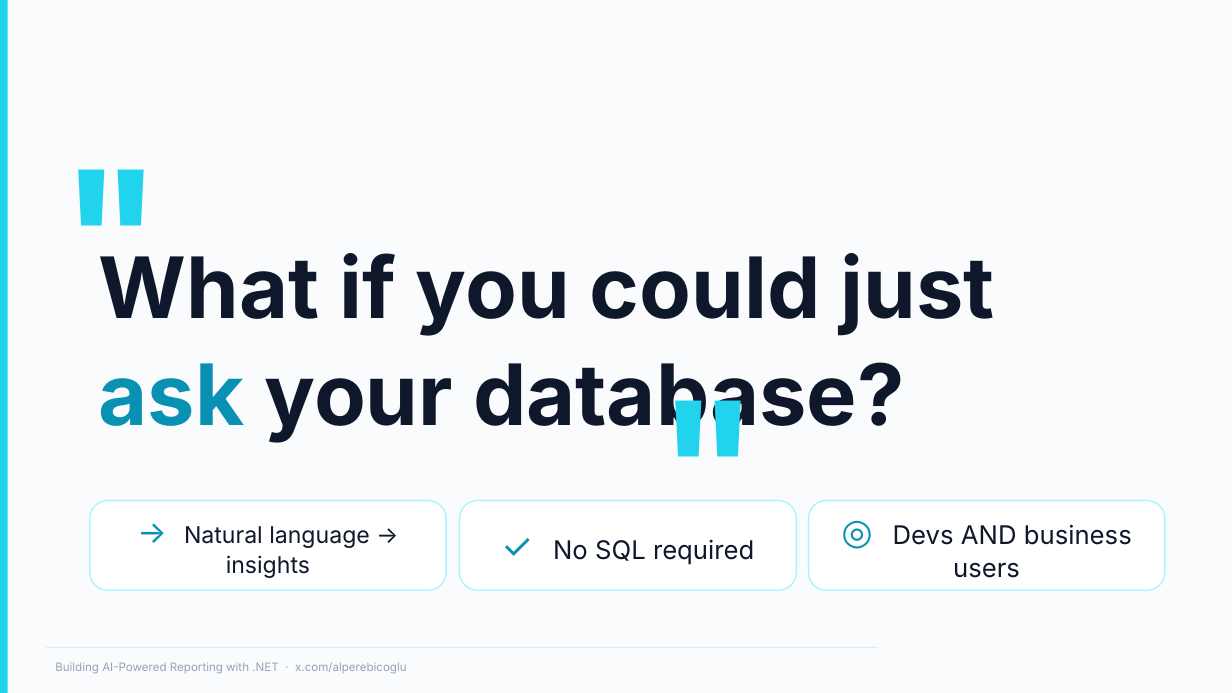
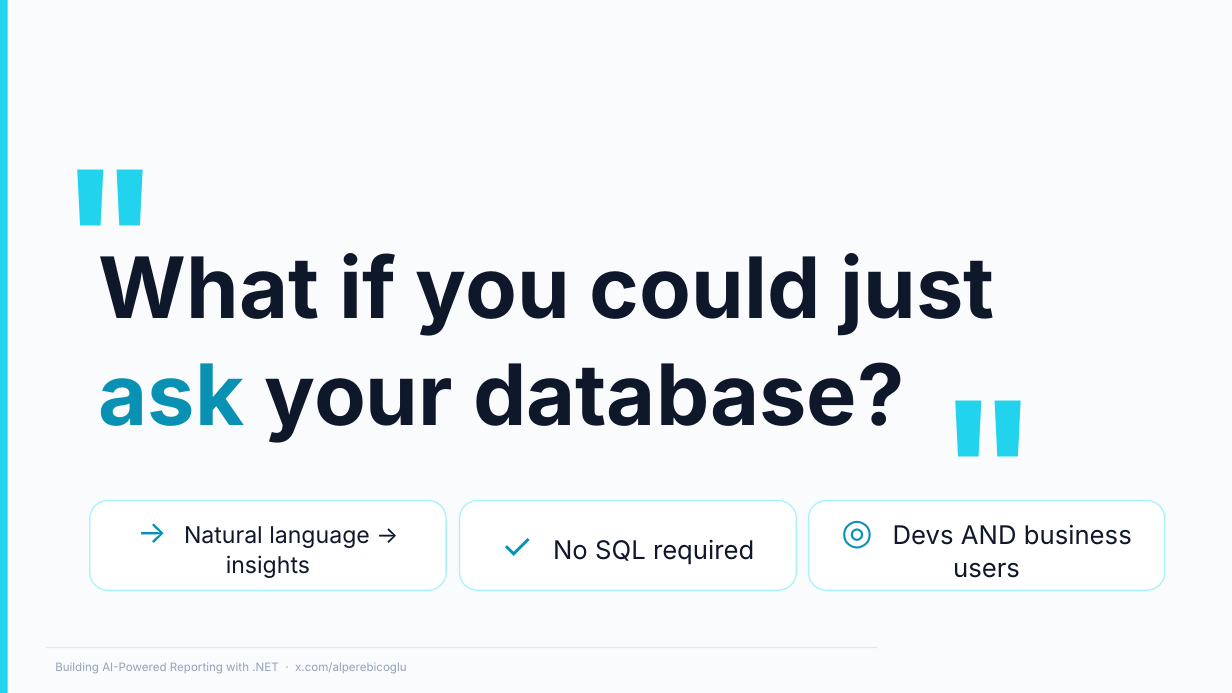
Before and after one commit to ebicoglu/chat-with-your-data-conference, a slide deck: slide 4 of Presentation-Master.pptx. Drawn at 1232x693 pixels with LibreOffice and Linux fonts; fonts in the diff are those of the drawing; background and template pictures are left out. Boxes give left, top, right and bottom in pixels: in the first picture for what was removed or moved away, otherwise in the second. Text is boxed around its words. In the diff, an @@ line names an element or a change of style, - is before the commit and + after.

```diff
--- a/Presentation-Master.pptx
+++ b/Presentation-Master.pptx
@@ text """ rewrapped from <box>649,347,803,501</box> to <box>928,347,1023,470</box> @@
```
Also in this commit, not shown: 10 other slides changed.
